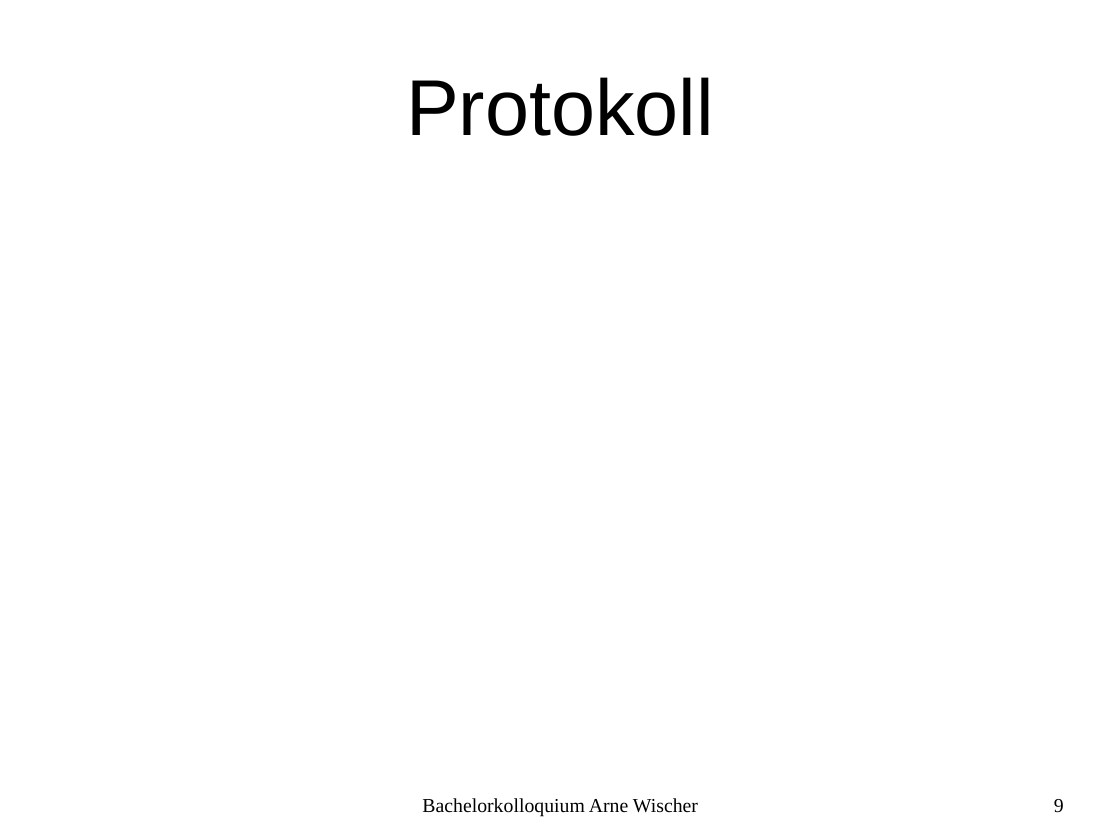
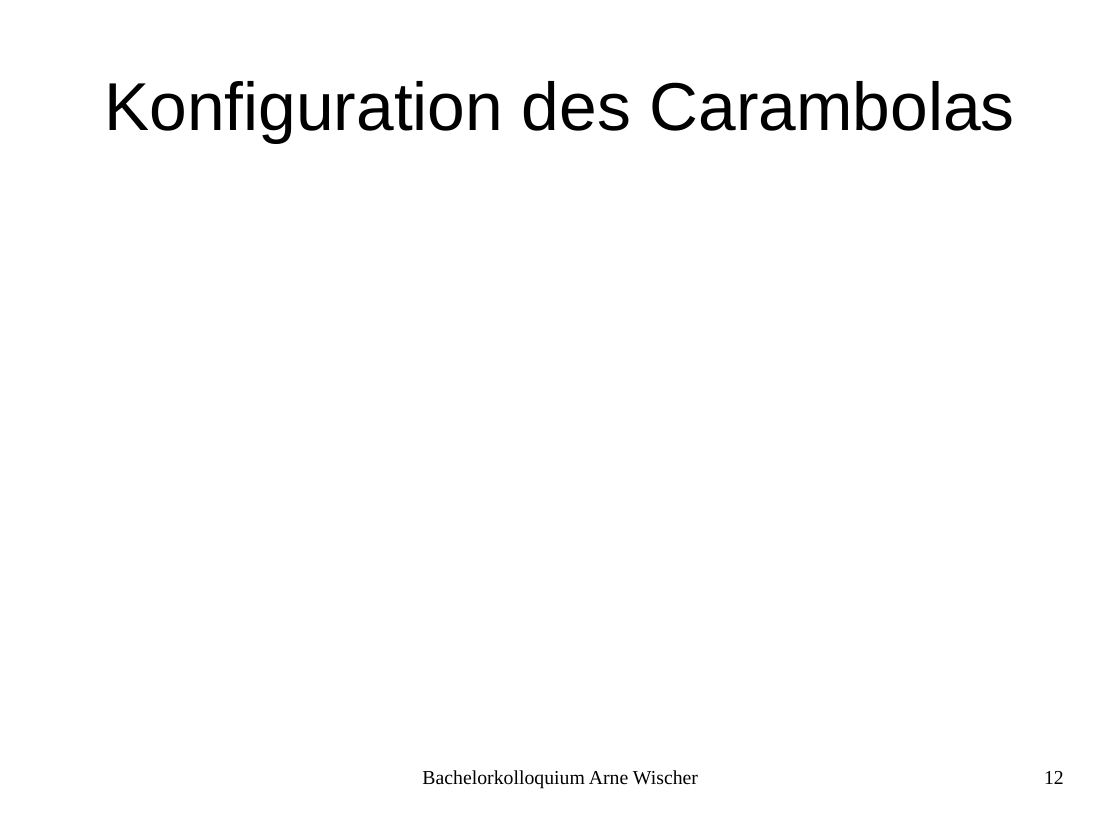
Before and after one commit to fettlaus/Kolloq, a slide deck: slide 12 of Kolloq.odp (slide 9 before the commit). Drawn at 1120x840 pixels with LibreOffice and Linux fonts; fonts in the diff are those of the drawing; background and template pictures are left out. Boxes give left, top, right and bottom in pixels: in the first picture for what was removed or moved away, otherwise in the second. Text is boxed around its words. In the diff, an @@ line names an element or a change of style, - is before the commit and + after.

```diff
--- a/Kolloq.odp
+++ b/Kolloq.odp
@@ title at bbox=[104, 81, 1015, 143]: text changed; size 56.1 to 48 pt @@
-Protokoll
+Konfiguration des Carambolas
@@ text "Bachelorkolloquium Arne Wischer": place and size @@
-text "Bachelorkolloquium Arne Wischer" at bbox=[422, 798, 698, 817]
+text "Bachelorkolloquium Arne Wischer" at bbox=[422, 770, 698, 789]
@@ page number added at bbox=[1044, 771, 1064, 784], 14 pt, text #000000 @@
+12
@@ page number removed at bbox=[1054, 799, 1064, 813] @@
-9
```
Also in this commit, not shown: 12 other slides changed, 2 slides added, 1 other file.
